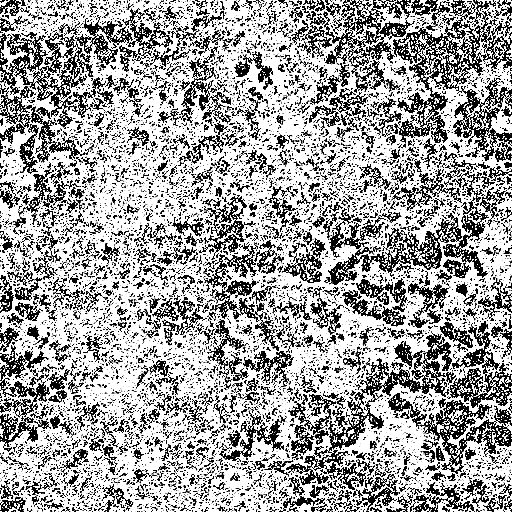
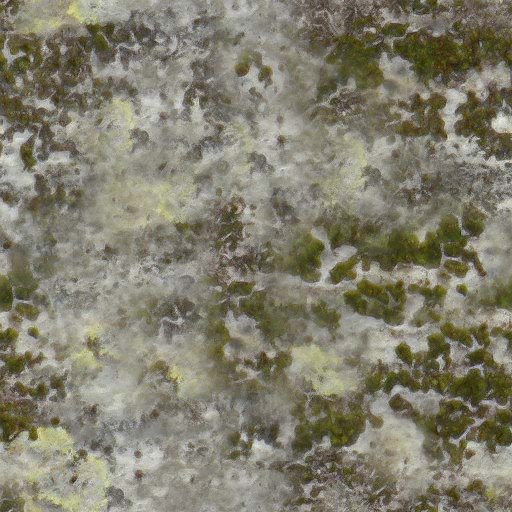
Comparing the layer stacks of the two 512 x 512 images. Changes:
added layer "Eingefügte Ebene" above "Drawing" over [0, 0, 512, 512]
hid "Drawing" over [0, 0, 512, 512]
